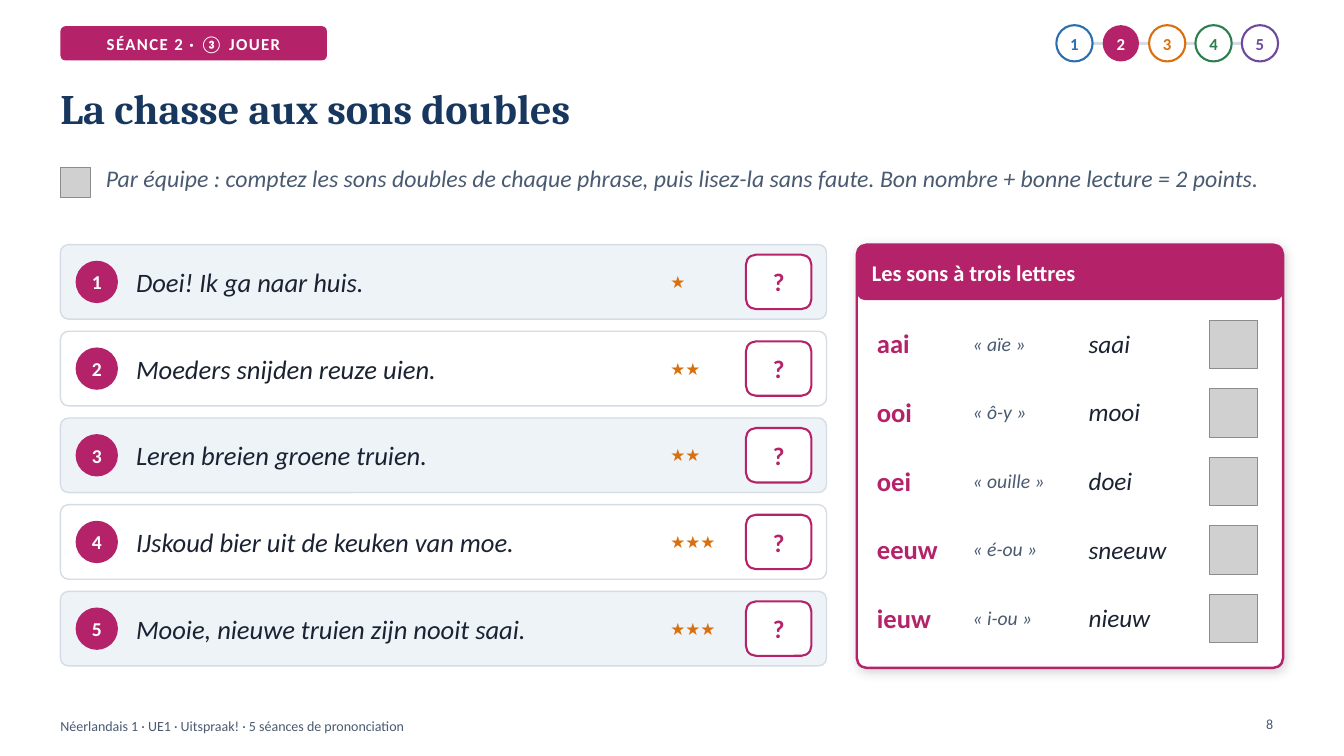
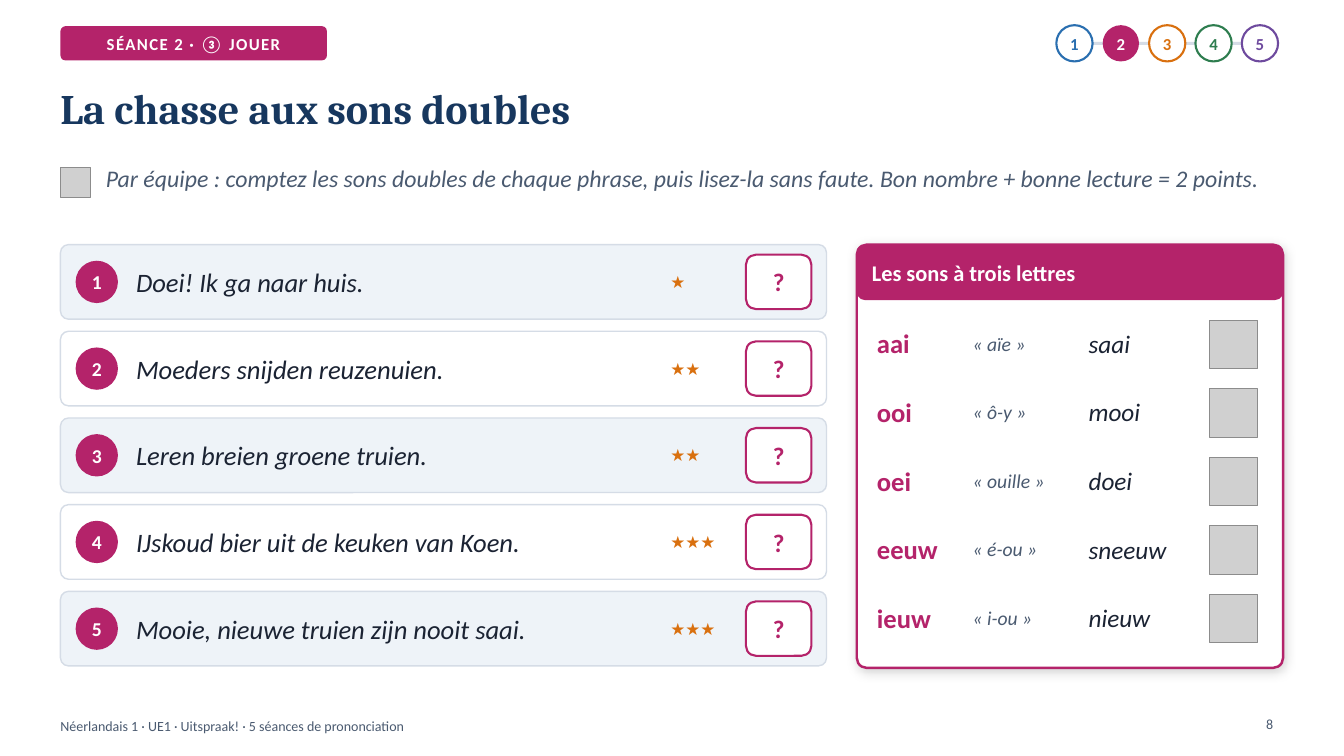
Before and after one commit to ajouniaux/talenleren, a slide deck: slide 8 of neerlandais1/powerpoints/Uitspraak_5_seances.pptx. Drawn at 1344x756 pixels with LibreOffice and Linux fonts; fonts in the diff are those of the drawing; grey boxes stand for pictures. Boxes give left, top, right and bottom in pixels: in the first picture for what was removed or moved away, otherwise in the second. Text is boxed around its words. In the diff, an @@ line names an element or a change of style, - is before the commit and + after.

```diff
--- a/neerlandais1/powerpoints/Uitspraak_5_seances.pptx
+++ b/neerlandais1/powerpoints/Uitspraak_5_seances.pptx
@@ text at (x1=136, y1=360, x2=444, y2=384): text changed @@
-Moeders snijden reuze uien.
+Moeders snijden reuzenuien.
@@ text at (x1=136, y1=533, x2=520, y2=553): text changed @@
-IJskoud bier uit de keuken van moe.
+IJskoud bier uit de keuken van Koen.
```
Also in this commit, not shown: 8 other slides changed, 2 other files.
